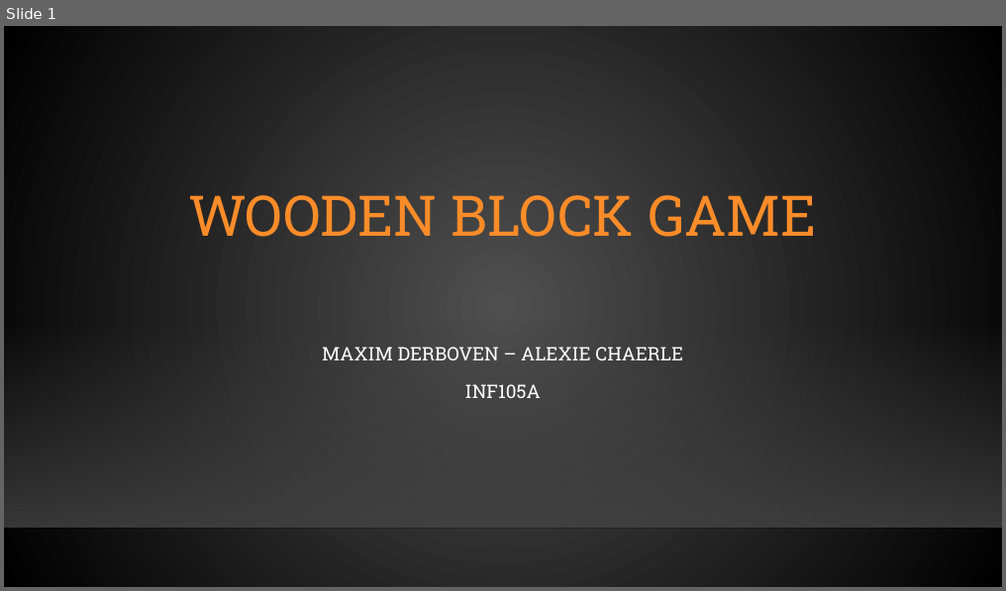
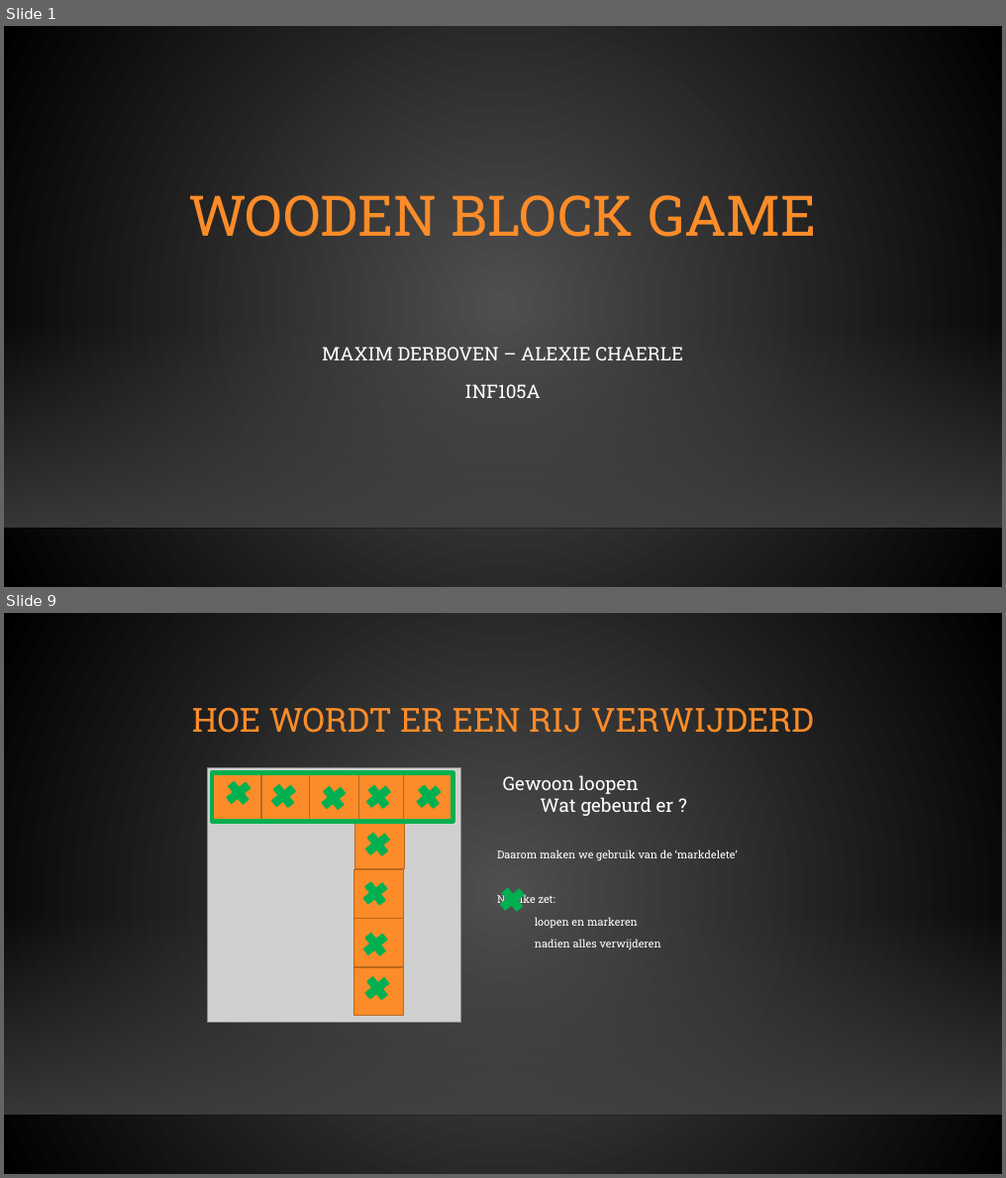
Before and after one commit to maximderboven/blockgame, a slide deck: documentation/Presentatie/WoodenBlockGamePPTX_MaximDerboven_AlexieChaerle_INF105A.pptx. Shown one above the other, each under a label of ours: slide 1 before the commit, slides 1 and 9 after it; the slides between them are not shown. The pictures are 1006x591 and 1006x1178 pixels, drawn with LibreOffice and Linux fonts; fonts in the diff are those of the drawing; grey boxes stand for pictures; background and template pictures are left out. Boxes give left, top, right and bottom in pixels: in the first picture for what was removed or moved away, otherwise in the second. Text is boxed around its words. In the diff, an @@ line names an element or a change of style, - is before the commit and + after.

```diff
--- a/documentation/Presentatie/WoodenBlockGamePPTX_MaximDerboven_AlexieChaerle_INF105A.pptx
+++ b/documentation/Presentatie/WoodenBlockGamePPTX_MaximDerboven_AlexieChaerle_INF105A.pptx
@@ slide 9 added at [4,613,1002,1174], background gradient #505050 to #000000; not listed: 2 template elements that a slide beside it also shows @@
@@ title added at [192,708,814,733], 32 pt, text #FB8C29 @@
+HOE WORDT ER EEN RIJ VERWIJDERD
@@ picture added at [208,768,461,1023] @@
@@ rectangle added at [212,772,261,820], fill #FB8C29, outline #BA681E 1.25 pt @@
@@ rectangle added at [212,772,453,821], outline #00B050 4.5 pt @@
@@ rectangle added at [261,773,311,821], fill #FB8C29, outline #BA681E 1.25 pt @@
@@ rectangle added at [310,772,358,820], fill #FB8C29, outline #BA681E 1.25 pt @@
@@ rectangle added at [358,773,408,821], fill #FB8C29, outline #BA681E 1.25 pt @@
@@ rectangle added at [404,772,453,820], fill #FB8C29, outline #BA681E 1.25 pt @@
@@ text added at [503,775,674,816], 18 pt, text #FFFFFF @@
+Gewoon loopen
+Wat gebeurd er ?
@@ rectangle added at [355,821,405,869], fill #FB8C29, outline #BA681E 1.25 pt @@
@@ text added at [497,850,738,951], 18 pt, text #FFFFFF @@
+Daarom maken we gebruik van de ‘markdelete’
+Na elke zet:
+loopen en markeren
+nadien alles verwijderen
@@ rectangle added at [354,870,404,919], fill #FB8C29, outline #BA681E 1.25 pt @@
@@ plus sign added at [490,877,535,922], fill #00B050, outline #00B050 1.25 pt @@
@@ rectangle added at [354,919,404,967], fill #FB8C29, outline #BA681E 1.25 pt @@
@@ rectangle added at [354,967,404,1015], fill #FB8C29, outline #BA681E 1.25 pt @@
@@ group added at [216,770,451,1011]: 9 plus signs @@
```
Also in this commit, not shown: 1 slide changed, 7 other slides added, 1 slide removed, 5 other files.
